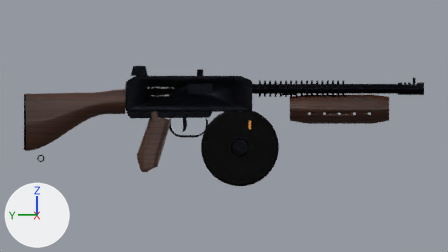
The Blender file assets/source/weapons-1970s/tommy.blend as it was, and as the next commit left it.
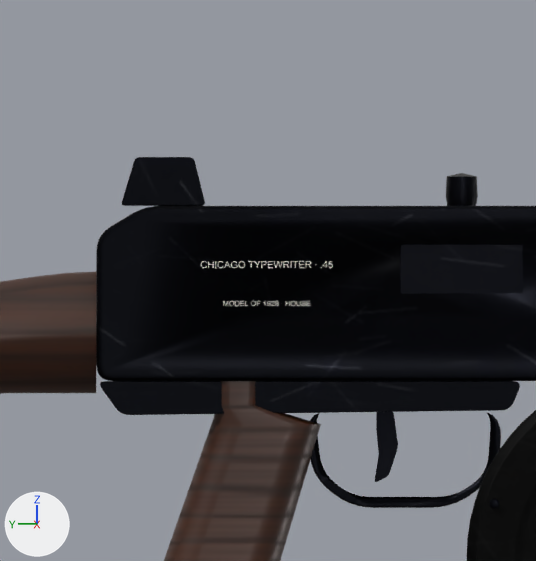
The first picture shows the older version from the file's camera 'Studio camera'. The close-ups show the older and then the newer version on the part from 24% to 48% of the width and 13% to 59% of the height of that picture. Only the edits that show in the close-ups are written down. The lights are fixed; the arrows at lower left show +X, +Y and +Z.

In view in the first close-up: 'Bolt', 'Drum', 'Receiver', 'Stock', 'Trigger'.
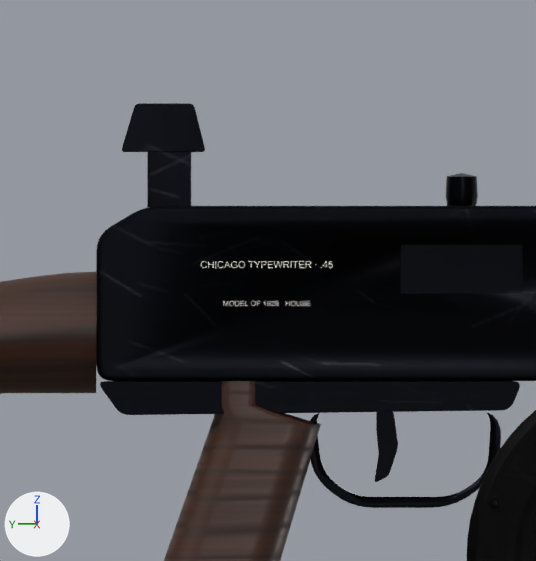
What changed in the scene script:
```text
Change me_receiver:
    used by ob_receiver; location = (0.0, 0.0, 0.0)
    remove me_receiver.from_pydata(...)  # 6041 vertices, 4538 faces; spans x -0.022..0.024, y -0.125..0.307, z -0.127..0.066
    add me_receiver.from_pydata(...)  # 6097 vertices, 4592 faces; spans x -0.022..0.024, y -0.125..0.307, z -0.127..0.088
    me_receiver part 1: the loose piece of 209 vertices spanning x -0.009..0.009, y 0.085..0.12, z 0.046..0.066 is moved by (0.0, 0.0, 0.022)
    me_receiver part 2: a new loose piece of 56 vertices spanning x -0.007..0.007, y 0.091..0.109, z 0.044..0.07, in mat_blued_steel
    me_receiver part 3: 4339 kept faces spanning x -0.022..0.024, y -0.125..0.307, z -0.127..0.046 get new texture (UV) coordinates
    other edits to the shape of me_receiver do not show in these pictures
```

Where the change shows, as pixel boxes (x1, y1, x2, y2) in the close-ups (536 x 561 px; the box of a moved part takes in the faces that stretch with it):
'Receiver', reshaped
    before: (96, 157, 536, 508)
    after: (96, 103, 536, 508)
part 1 of me_receiver, moved or reshaped
    before: (122, 157, 205, 206)
    after: (122, 103, 205, 152)
part 2 of me_receiver, added
    after: (147, 152, 191, 208)
part 3 of me_receiver, surface changed
    both: (101, 206, 536, 451)
